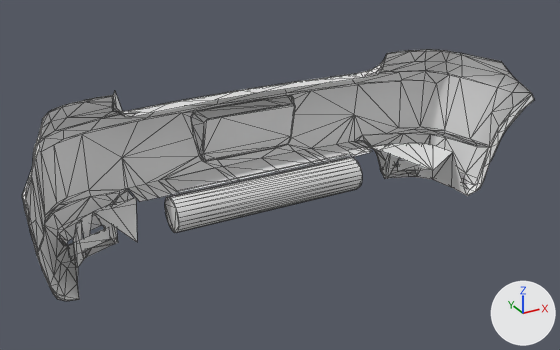
Renders of the glTF model public/parts/wendtStrom_rearBumper_sectioned.glb from each side of a commit.
Before and after are seen from a 50 mm lens placed at (-1.127, -0.288, 1.4), pointed at (-0.011, 1.741, 0.385). Arrows for +X, +Y and +Z are at lower right; the lights stay in place. The first picture is the older version. Mesh edges are drawn as thin lines. Where no turn or scale is listed for an object, it has been applied to the vertices. Vertices at exactly the same position are counted once.

Names of what the first picture shows: 'rearBumper_sectioned'.
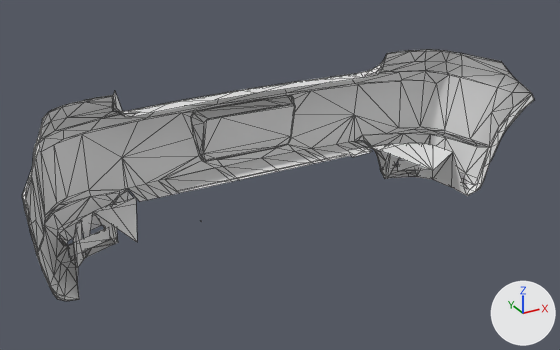
Commit message: Wendt Strom: the mock muffler belongs to the body

Changed parts and their boxes [x1, y1, x2, y2] in the pictures (560 x 350 px):
part 1 of me_wendtstrom_rearbumper_sectioned, deleted: before [165, 157, 362, 233]

What changed in the scene script:
```text
Change me_wendtstrom_rearbumper_sectioned:
    used by ob_rearbumper_sectioned; location = (0.0, 1.765, 0.445)
    remove me_wendtstrom_rearbumper_sectioned.from_pydata(...)  # 601 vertices, 1023 faces; spans x -0.85..0.85, y -0.26..0.26, z -0.26..0.26
    add me_wendtstrom_rearbumper_sectioned.from_pydata(...)  # 553 vertices, 931 faces; spans x -0.85..0.85, y -0.26..0.26, z -0.26..0.26
    me_wendtstrom_rearbumper_sectioned part 1: the loose piece of 48 vertices spanning x -0.35..0.35, y 0.03..0.15, z -0.23..-0.11 is deleted
    remove me_wendtstrom_rearbumper_sectioned.materials.append(mat_chrome)  # white #e7e7e7
```
